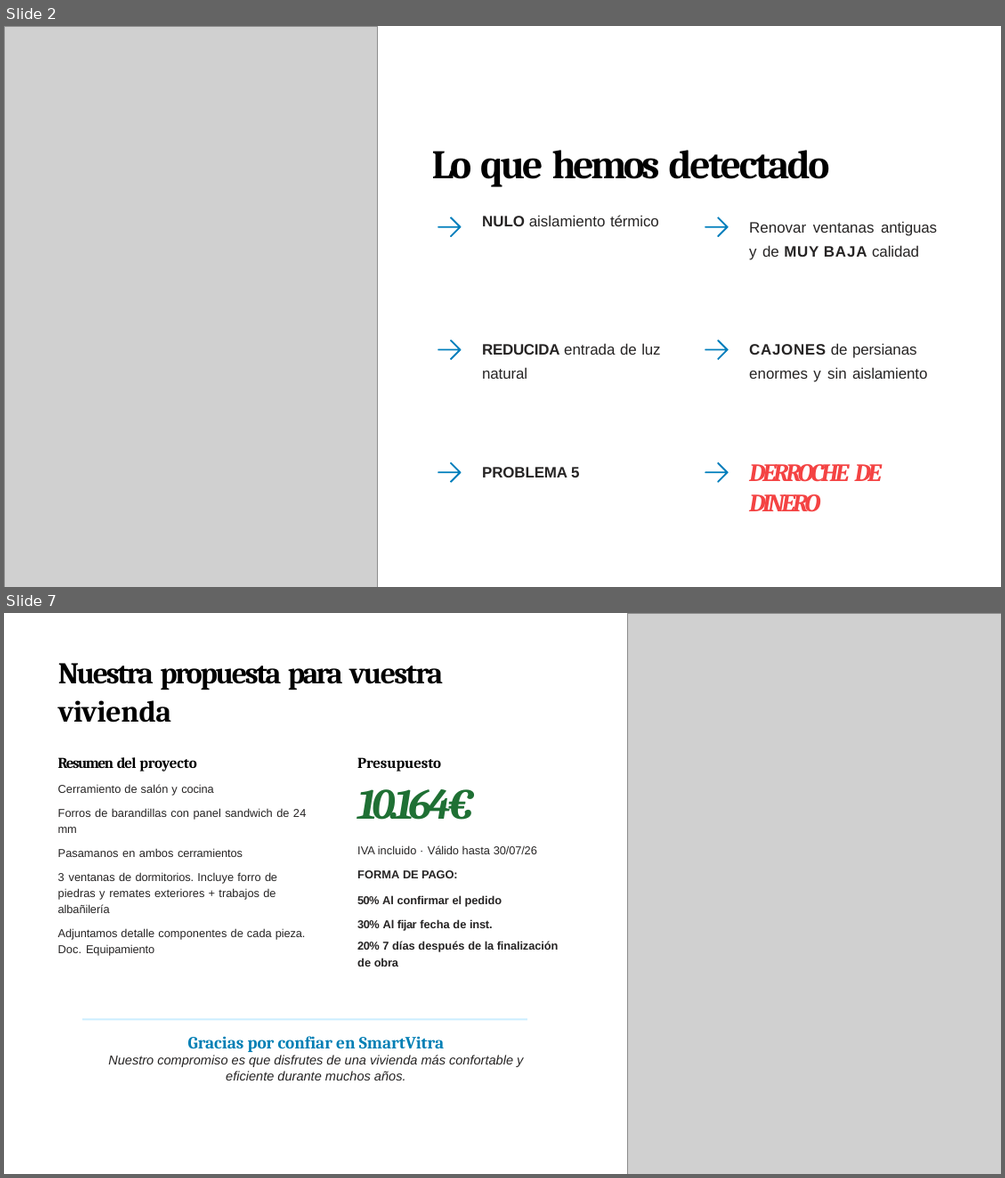
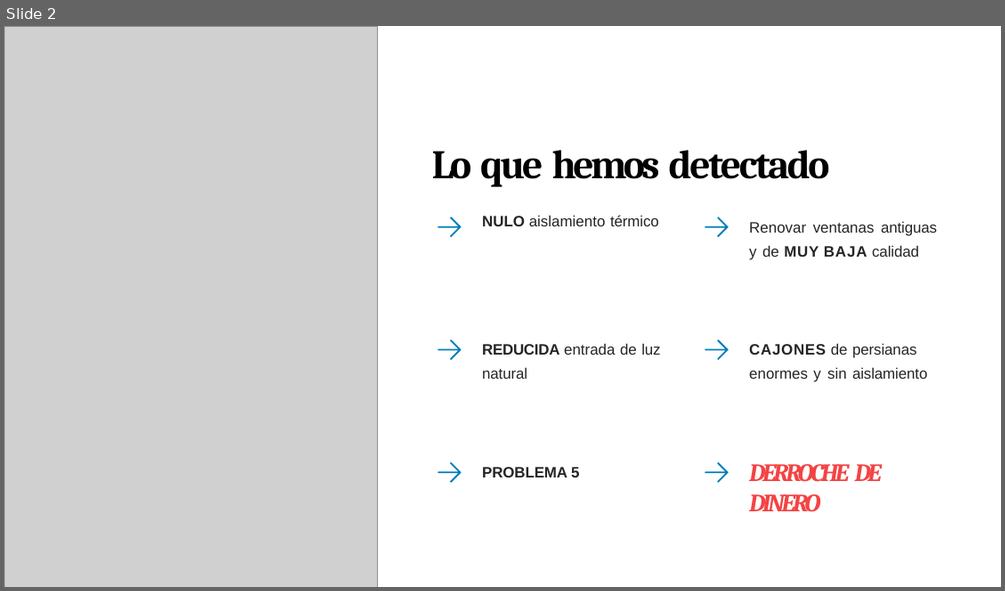
Before and after one commit to albertomx2/smartvitra-automation, a slide deck: experiments/pptx_template/input/template.pptx. Shown one above the other, each under a label of ours: slides 2 and 7 before the commit, slide 2 after it; the slides between them are not shown. The pictures are 1005x1178 and 1005x591 pixels, drawn with LibreOffice and Linux fonts; fonts in the diff are those of the drawing; grey boxes stand for pictures. Boxes give left, top, right and bottom in pixels: in the first picture for what was removed or moved away, otherwise in the second. Text is boxed around its words. In the diff, an @@ line names an element or a change of style, - is before the commit and + after.

```diff
--- a/experiments/pptx_template/input/template.pptx
+++ b/experiments/pptx_template/input/template.pptx
@@ slide 7 removed at <box>4,613,1001,1174</box>, background #FFFFFF @@
@@ picture removed at <box>627,613,1001,1174</box> @@
@@ title removed at <box>58,663,443,722</box> @@
-Nuestra propuesta para vuestra vivienda
@@ text removed at <box>58,757,307,956</box> @@
-Resumen del proyecto
-Cerramiento de salón y cocina
-Forros de barandillas con panel sandwich de 24 mm
-Pasamanos en ambos cerramientos
-3 ventanas de dormitorios. Incluye forro de piedras y remates exteriores + trabajos de albañilería
-Adjuntamos detalle componentes de cada pieza. Doc. Equipamiento
@@ text removed at <box>357,757,558,966</box> @@
-Presupuesto
-10.164€
-IVA incluido · Válido hasta 30/07/26
-FORMA DE PAGO:
-50% Al confirmar el pedido 30% Al fijar fecha de inst.
-20% 7 días después de la finalización de obra
@@ freeform shape removed at <box>82,1018,527,1021</box> @@
@@ text removed at <box>108,1036,523,1080</box> @@
-Gracias por confiar en SmartVitra
-Nuestro compromiso es que disfrutes de una vivienda más confortable y eficiente durante muchos años.
```
Also in this commit, not shown: 2 slides changed, 7 slides added, 6 other slides removed, 37 other files.
